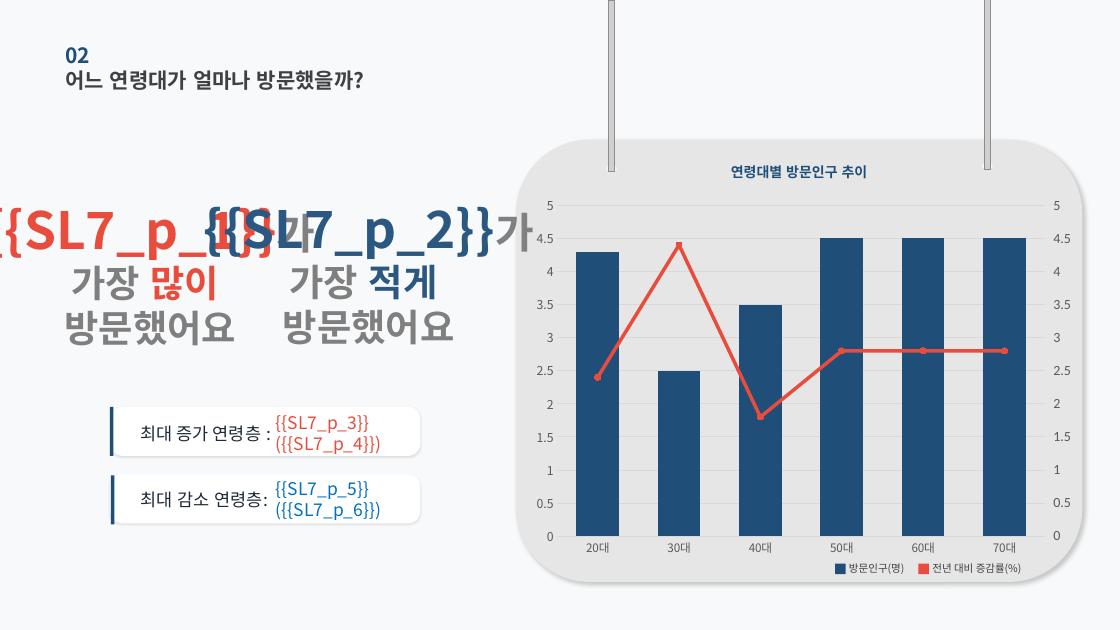
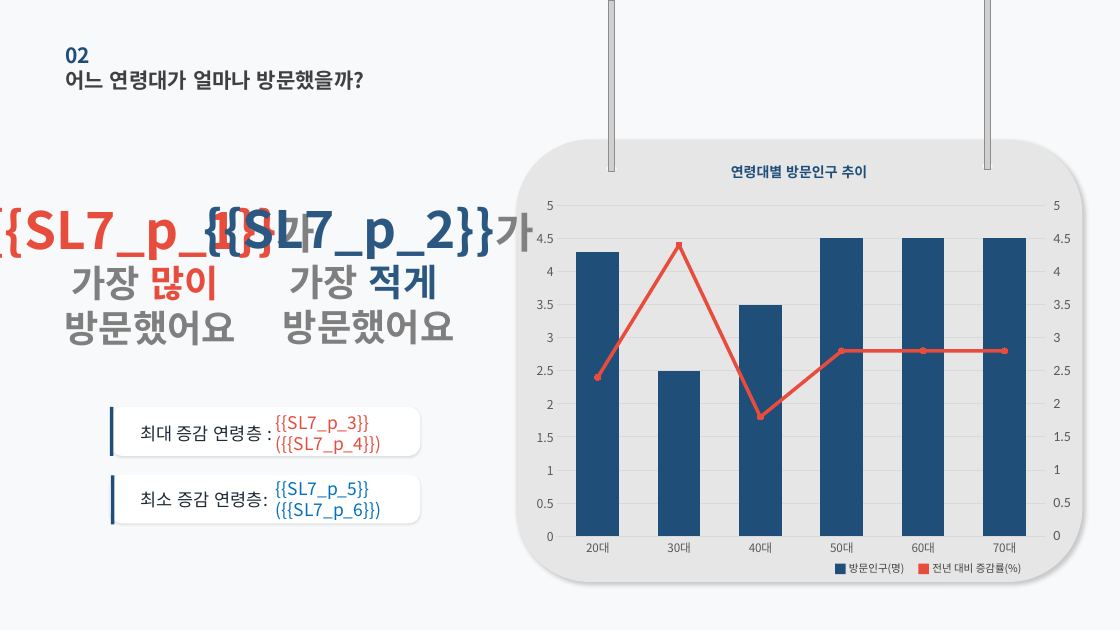
Before and after one commit to roddms/auto-report, a slide deck: slide 7 of template/master.pptx. Drawn at 1120x630 pixels with LibreOffice and Linux fonts; fonts in the diff are those of the drawing; grey boxes stand for pictures; background and template pictures are left out. Boxes give left, top, right and bottom in pixels: in the first picture for what was removed or moved away, otherwise in the second. Text is boxed around its words. In the diff, an @@ line names an element or a change of style, - is before the commit and + after.

```diff
--- a/template/master.pptx
+++ b/template/master.pptx
@@ text at bbox=[141, 425, 262, 442]: text changed @@
-최대 증가 연령층 :
+최대 증감 연령층 :
@@ text at bbox=[141, 491, 268, 508]: text changed @@
-최대 감소 연령층:
+최소 증감 연령층:
```
Also in this commit, not shown: 10 other slides changed, 17 other files.
